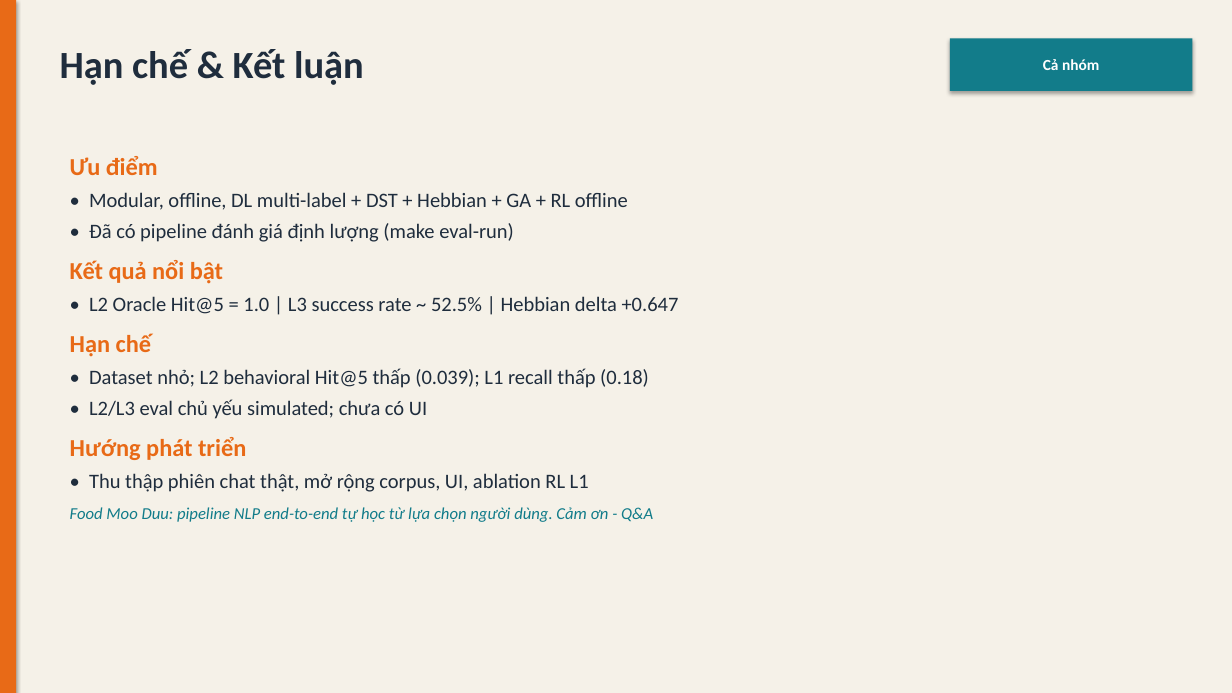
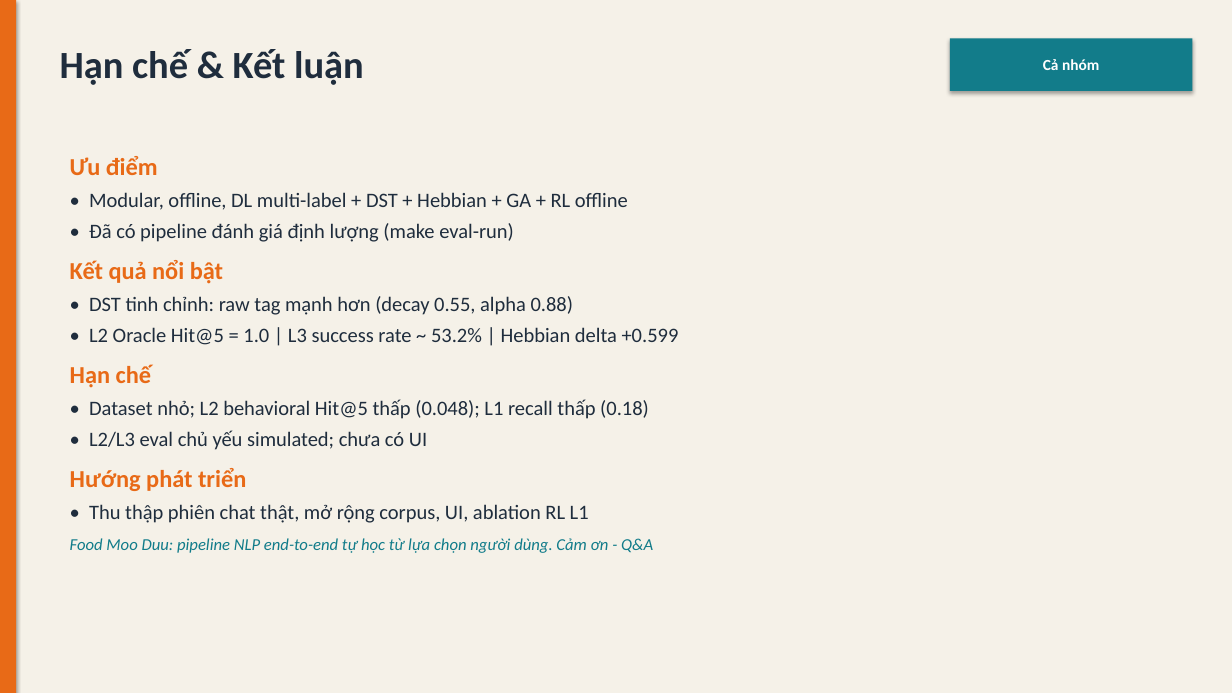
Before and after one commit to quac17/food-moo-duu, a slide deck: slide 24 of docs/food_moo_duu_slides.pptx. Drawn at 1232x693 pixels with LibreOffice and Linux fonts; fonts in the diff are those of the drawing. Boxes give left, top, right and bottom in pixels: in the first picture for what was removed or moved away, otherwise in the second. Text is boxed around its words. In the diff, an @@ line names an element or a change of style, - is before the commit and + after.

```diff
--- a/docs/food_moo_duu_slides.pptx
+++ b/docs/food_moo_duu_slides.pptx
@@ text at box(89, 296, 679, 345): text changed @@
-• L2 Oracle Hit@5 = 1.0 | L3 success rate ~ 52.5% | Hebbian delta +0.647
+• DST tinh chỉnh: raw tag mạnh hơn (decay 0.55, alpha 0.88)
+• L2 Oracle Hit@5 = 1.0 | L3 success rate ~ 53.2% | Hebbian delta +0.599
@@ text at box(89, 399, 649, 419): text changed @@
-• Dataset nhỏ; L2 behavioral Hit@5 thấp (0.039); L1 recall thấp (0.18)
+• Dataset nhỏ; L2 behavioral Hit@5 thấp (0.048); L1 recall thấp (0.18)
```
Also in this commit, not shown: 9 other slides changed, 28 other files.
